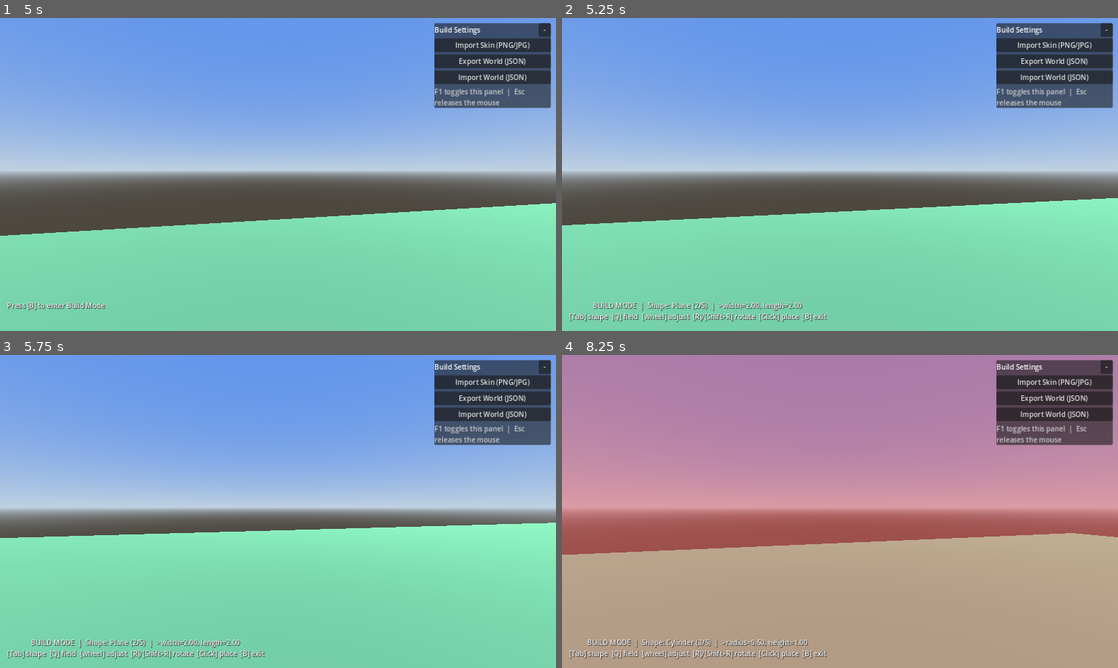
Above: before the commit, frames 1-4 (two rows, left to right).
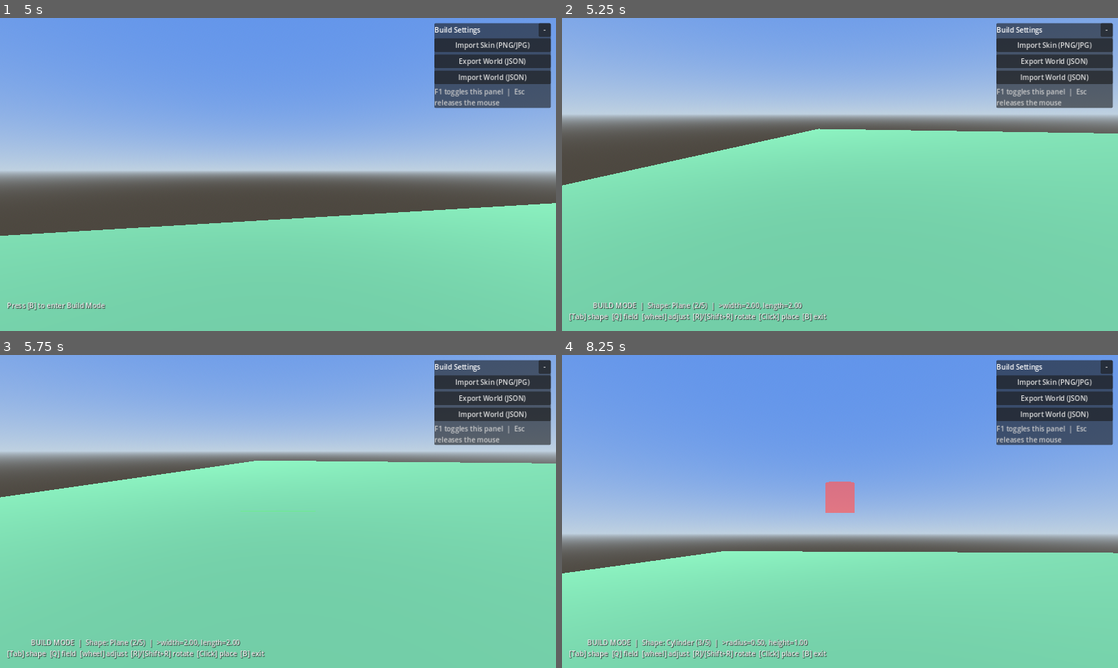
Above: after the commit, the same moments.

Repository: zenontherocks/worldmaker
Game: Godot game, scene res://scenes/Main.tscn
Two runs of this game, one before a commit and one after it. Both use one fixed random seed, a clock stepped at 60 frames per second and the inputs below.
Inputs (mouse positions are in pixels of both pictures, inside the frame that each line leads up to):
- Up to frame 1 (5 s): tap B (build_mode_toggle) at 0.5 s; move the mouse to (305, 174) at 0.52 s; hold Q (build_cycle_dimension) 0.53-1.28 s; hold W (move_forward) 0.53-4.28 s; click (305, 174) at 0.67 s; tap Space (jump) at 0.77, 1.52, 3.02, 3.77, 4.52 s; move the mouse to (250, 174) at 1.27 s; tap Tab (build_cycle_shape) at 1.35 s; click (250, 174) at 1.42 s; move the mouse to (289, 168) at 2.02 s; hold Mouse wheel down (build_dimension_decrease) 2.03-2.78 s; click (289, 168) at 2.17 s; move the mouse to (272, 180) at 2.77 s; tap Mouse wheel up (build_dimension_increase) at 2.85 s; click (272, 180) at 2.92 s; move the mouse to (316, 177) at 3.52 s; hold B (build_mode_toggle) 3.53-4.28 s; click (316, 177) at 3.67 s; tap Escape (toggle_mouse_capture) at 4.15 s; move the mouse to (111, 127) at 4.27 s; hold A (move_left) from 4.28 s (still down); click (111, 127) at 4.35 s
- Up to frame 2 (5.25 s): tap B (build_mode_toggle) at 5 s; move the mouse to (867, 174) at 5.02 s; release A (move_left) at 5.03 s; hold S (move_back) from 5.03 s (still down); hold R (build_rotate_cw) from 5.03 s (still down); click (867, 174) at 5.17 s
- Up to frame 3 (5.75 s): keep holding S (move_back); keep holding R (build_rotate_cw)
- Up to frame 4 (8.25 s): move the mouse to (756, 433) at 5.77 s; release S (move_back) at 5.78 s; release R (build_rotate_cw) at 5.78 s; hold D (move_right) 5.78-6.53 s; tap Q (build_cycle_dimension) at 5.85 s; click (756, 433) at 5.92 s; tap Space (jump) at 6.02, 6.77, 7.52 s; move the mouse to (962, 495) at 6.52 s; hold W (move_forward) 6.53-7.28 s; hold Tab (build_cycle_shape) 6.53-7.28 s; click (962, 495) at 6.67 s; move the mouse to (728, 527) at 7.27 s; hold D (move_right) 7.28-8.03 s; tap Mouse wheel down (build_dimension_decrease) at 7.35 s; click (728, 527) at 7.42 s; move the mouse to (895, 442) at 8.02 s; hold S (move_back) from 8.03 s (still down); hold Mouse wheel up (build_dimension_increase) from 8.03 s (still down); click (895, 442) at 8.17 s

Frame 1 is identical in both runs. In frame 2, 48% of the frame differs, in the area x 0-100%, y 8-67%; in frame 3, 44%; in frame 4, 96%, in the area x 0-100%, y 0-100%.

Commit message:
Fix mouse capture toggle fighting the browser's own Escape handling
Browsers force-release Pointer Lock on Escape and Godot can't prevent
that. The old toggle read Input.mouse_mode right after that forced
release and immediately flipped it back to captured, so Escape looked
like it needed to be held down to actually free the cursor. Escape now
only releases; a click re-engages capture instead, which also matches
how browsers expect Pointer Lock to be re-acquired.

Co-Authored-By: Claude Sonnet 5 <noreply@anthropic.com>
Claude-Session: https://claude.ai/code/session_019Ty74QJcm7CdWGYxsiRR3D

Diff:
--- a/scripts/player/PlayerCamera.gd
+++ b/scripts/player/PlayerCamera.gd
@@ -5,6 +5,13 @@
 ## than keeping its own "am I captured" flag, so the UI (SettingsPanelUI)
 ## can release/recapture the mouse for file dialogs without the two ever
 ## disagreeing about state.
+##
+## Escape only ever releases the mouse; re-capturing happens on the next
+## click instead of on a second Escape press. Browsers force-exit Pointer
+## Lock on Escape themselves and this can't be prevented, so a press-to-
+## toggle-back-on-Escape design ends up racing that forced release --
+## re-locking on click sidesteps it entirely and matches how browsers
+## expect Pointer Lock to be re-acquired (a real click gesture) anyway.
 
 const MOUSE_SENSITIVITY: float = 0.0025
 const PITCH_LIMIT: float = deg_to_rad(89.0)
@@ -16,11 +23,12 @@
 
 func _unhandled_input(event: InputEvent) -> void:
 	if event.is_action_pressed("toggle_mouse_capture"):
-		var captured := Input.mouse_mode == Input.MOUSE_MODE_CAPTURED
-		Input.mouse_mode = Input.MOUSE_MODE_VISIBLE if captured else Input.MOUSE_MODE_CAPTURED
+		Input.mouse_mode = Input.MOUSE_MODE_VISIBLE
 		return
 
 	if Input.mouse_mode != Input.MOUSE_MODE_CAPTURED:
+		if event is InputEventMouseButton and event.pressed:
+			Input.mouse_mode = Input.MOUSE_MODE_CAPTURED
 		return
 
 	if event is InputEventMouseMotion:
